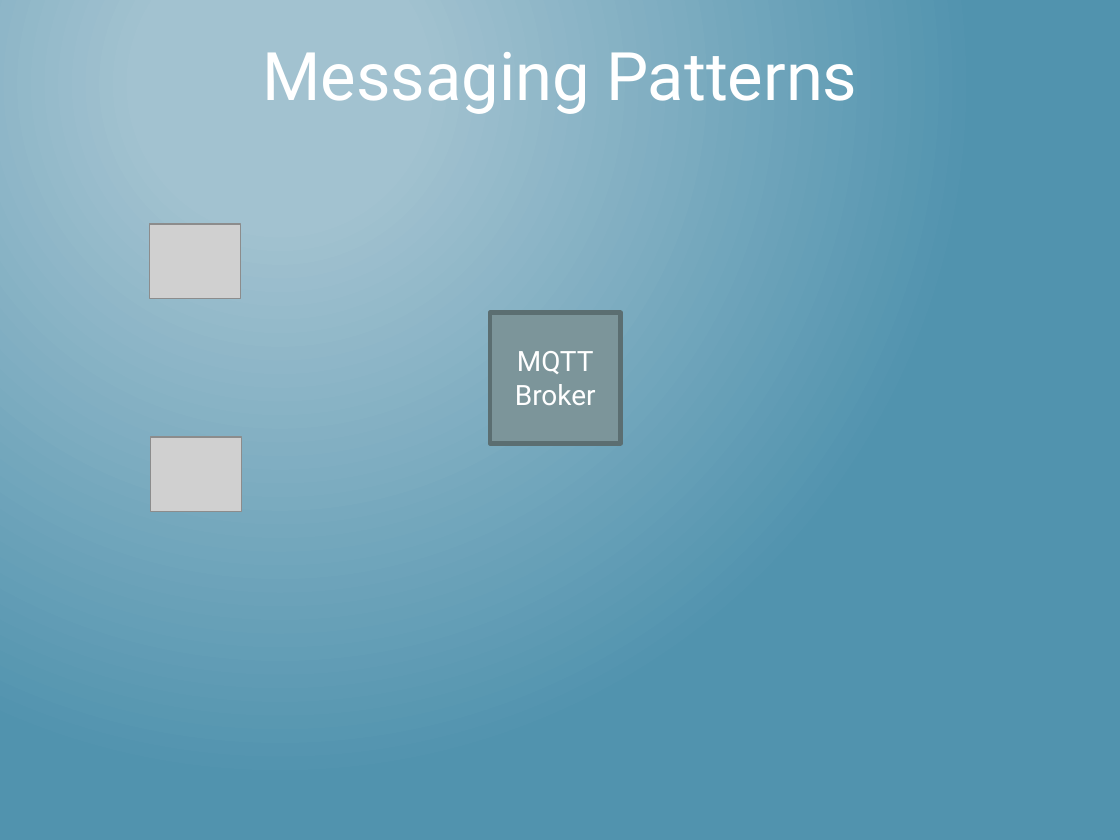
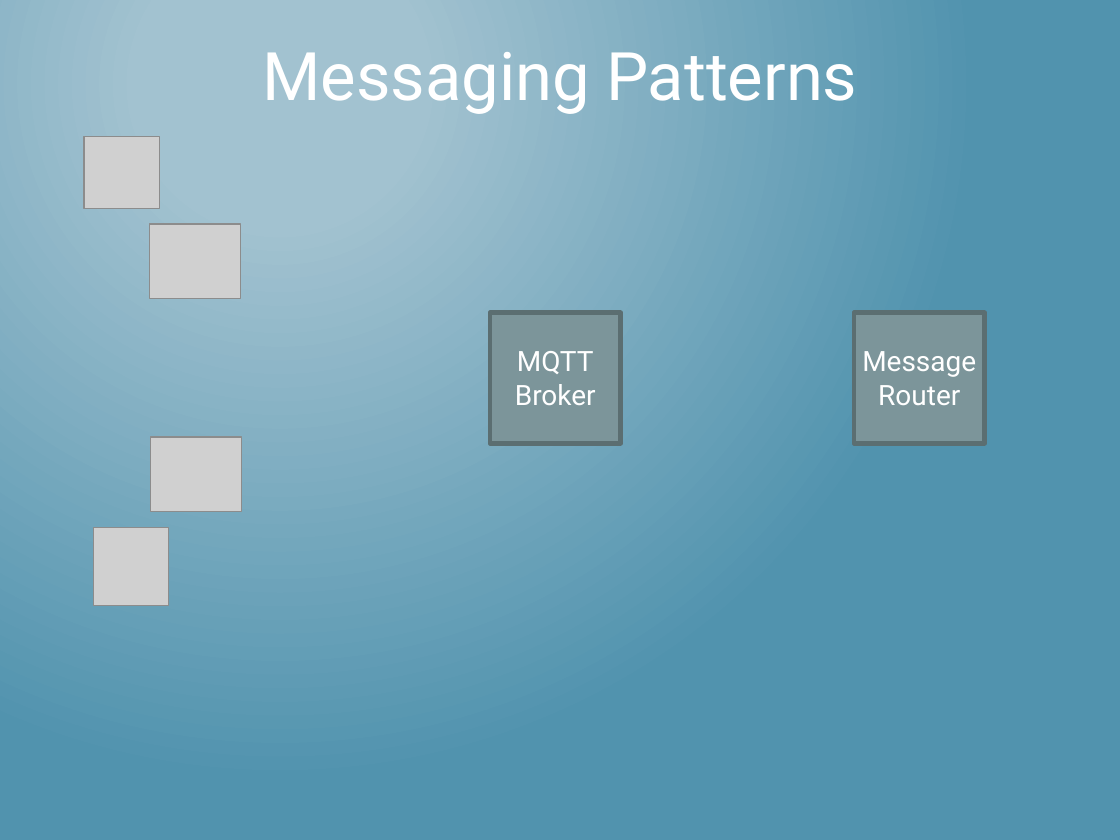
Before and after one commit to mlinnen/CloudHomeSecurity, a slide deck: slide 34 of docs/HacknightPowerPoint.pptx. Drawn at 1120x840 pixels with LibreOffice and Linux fonts; fonts in the diff are those of the drawing; grey boxes stand for pictures. Boxes give left, top, right and bottom in pixels: in the first picture for what was removed or moved away, otherwise in the second. Text is boxed around its words. In the diff, an @@ line names an element or a change of style, - is before the commit and + after.

```diff
--- a/docs/HacknightPowerPoint.pptx
+++ b/docs/HacknightPowerPoint.pptx
@@ picture added at [84,137,160,208] @@
@@ rectangle added at [853,312,984,442], fill #7C959A, outline #5C6E72 3.03 pt @@
@@ text added at [862,351,976,405], 18 pt, text #FFFFFF @@
+Message
+Router
@@ picture added at [93,528,168,605] @@
```
Also in this commit, not shown: 15 other slides changed, 6 slides added.
